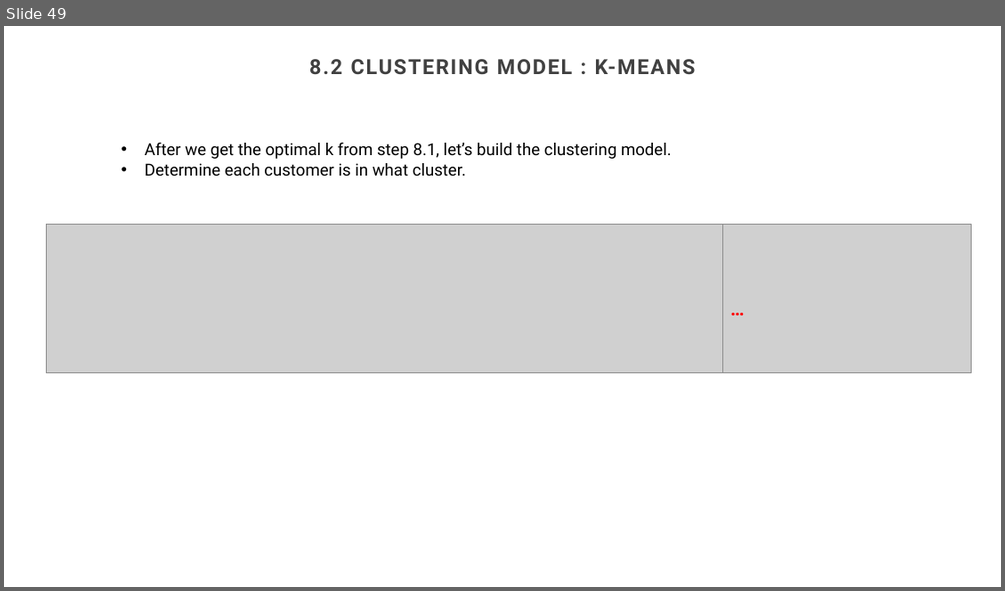
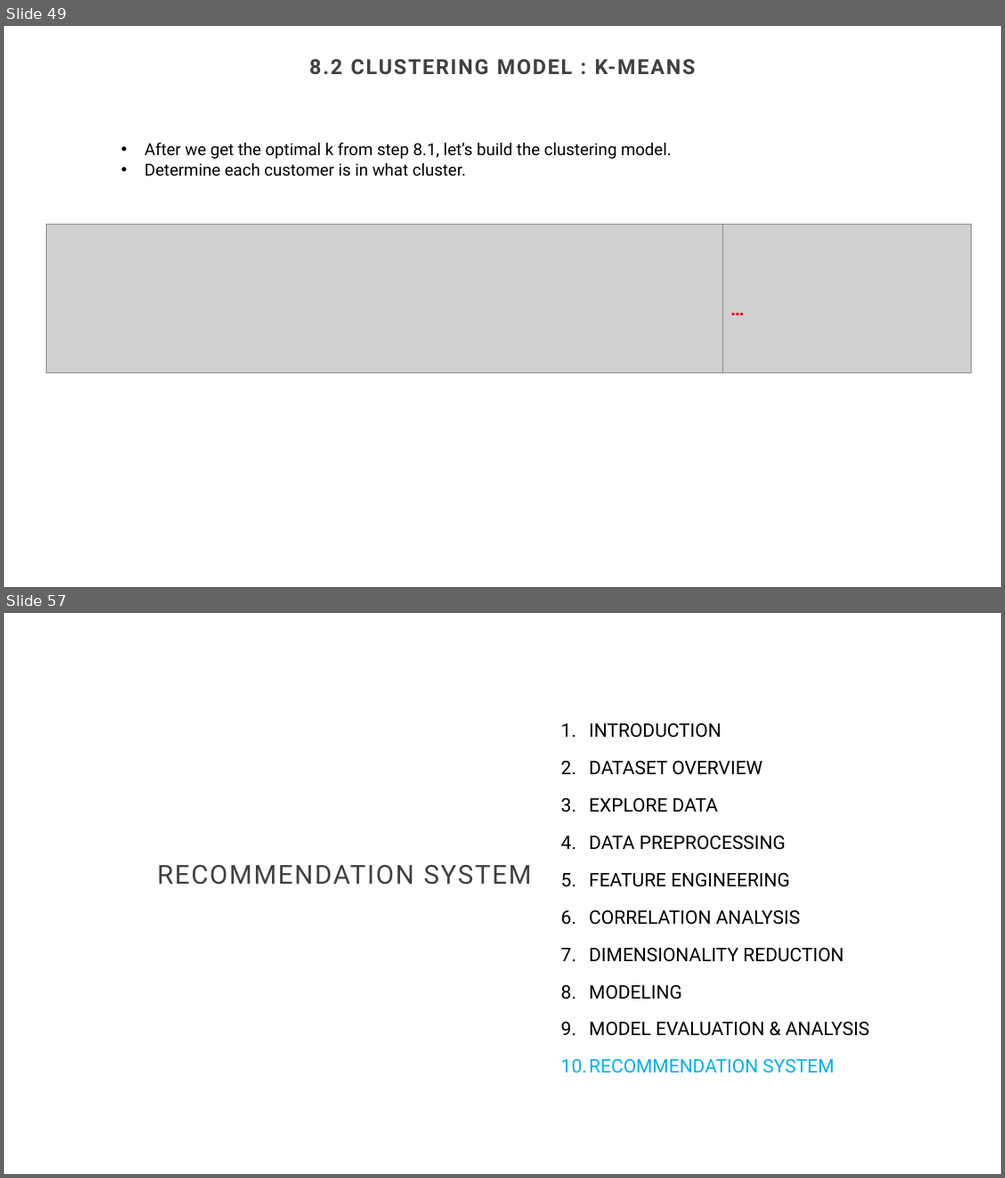
Before and after one commit to GaoWeiChang/Ecommerce_Product_Recommendation_System, a slide deck: CUSTOMER PRODUCT RECOMMENDATION SYSTEM.pptx. Shown one above the other, each under a label of ours: slide 49 before the commit, slides 49 and 57 after it; the slides between them are not shown. The pictures are 1005x591 and 1005x1178 pixels, drawn with LibreOffice and Linux fonts; fonts in the diff are those of the drawing; grey boxes stand for pictures; background and template pictures are left out. Boxes give left, top, right and bottom in pixels: in the first picture for what was removed or moved away, otherwise in the second. Text is boxed around its words. In the diff, an @@ line names an element or a change of style, - is before the commit and + after.

```diff
--- a/CUSTOMER PRODUCT RECOMMENDATION SYSTEM.pptx
+++ b/CUSTOMER PRODUCT RECOMMENDATION SYSTEM.pptx
@@ slide 57 added at [4,613,1001,1174], background #FFFFFF @@
@@ text added at [589,723,869,1073], 18 pt, text #000000 @@
+1. INTRODUCTION
+2. DATASET OVERVIEW
+3. EXPLORE DATA
+4. DATA PREPROCESSING
+5. FEATURE ENGINEERING
+6. CORRELATION ANALYSIS
+7. DIMENSIONALITY REDUCTION
+8. MODELING
+9. MODEL EVALUATION & ANALYSIS
+10. RECOMMENDATION SYSTEM
@@ title added at [157,865,532,884], 25.2 pt, text #404040 @@
+RECOMMENDATION SYSTEM
```
Also in this commit, not shown: 8 other slides added, 1 other file.
